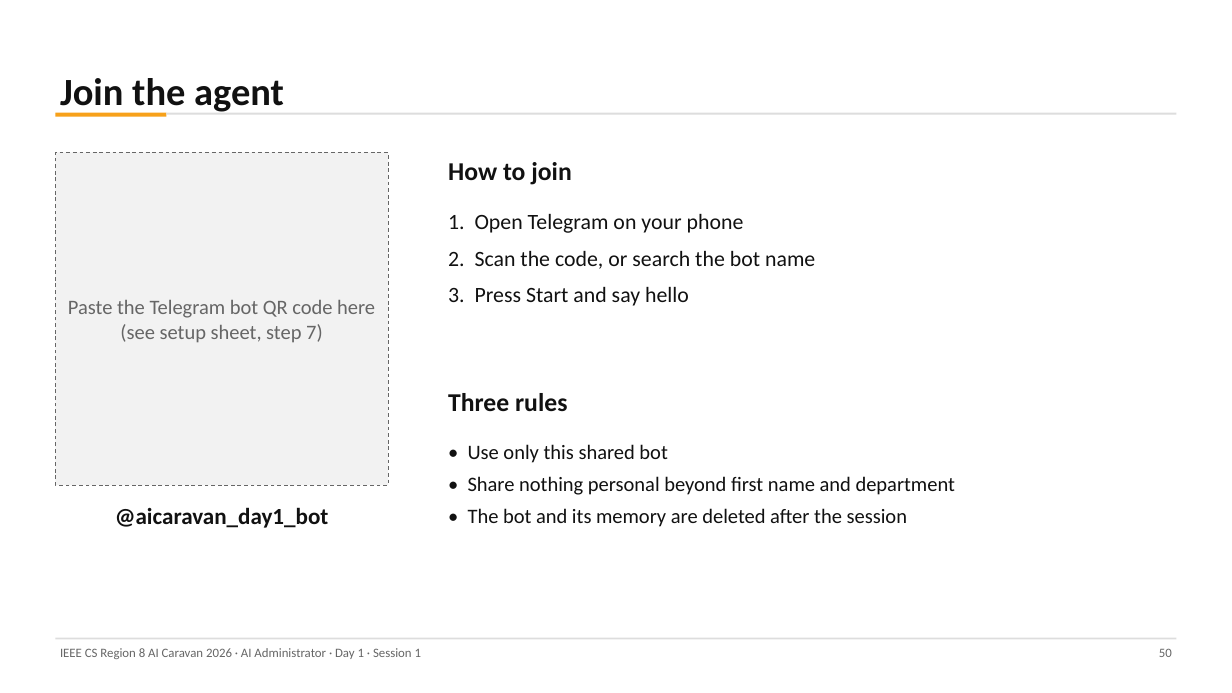
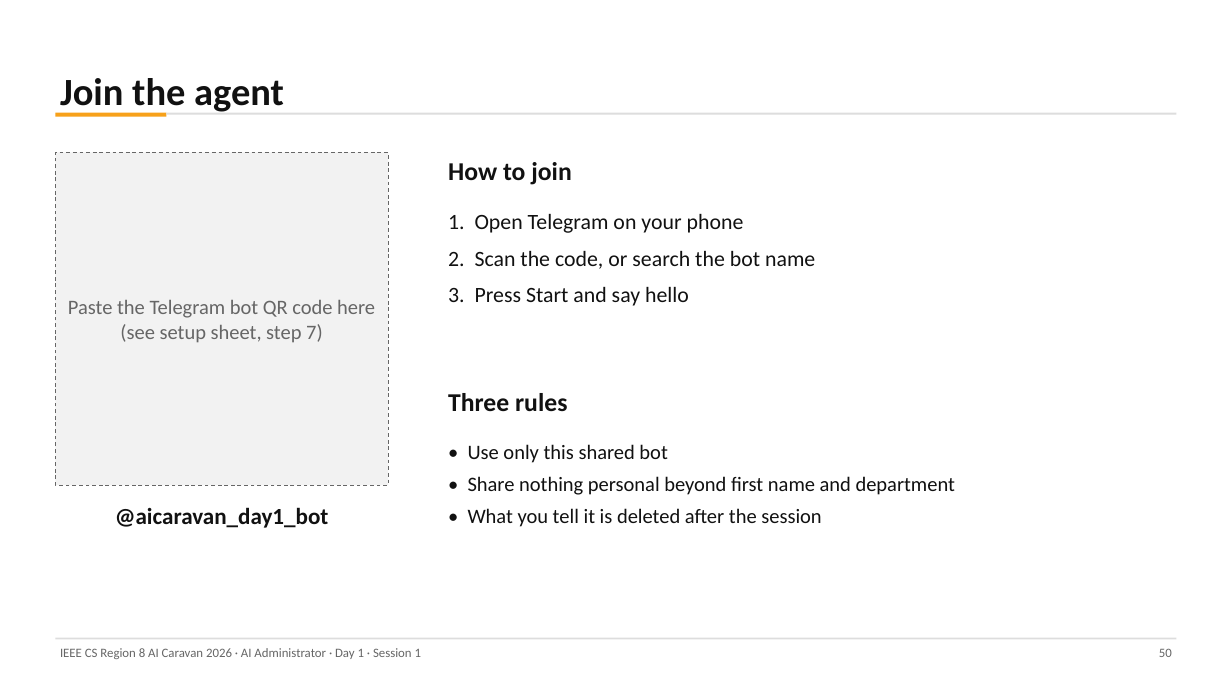
Before and after one commit to abedbanna/snippet-vault, a slide deck: slide 50 of instructor/ai-administrator/out/day1/Day1_S1_Foundations.pptx. Drawn at 1232x693 pixels with LibreOffice and Linux fonts; fonts in the diff are those of the drawing. Boxes give left, top, right and bottom in pixels: in the first picture for what was removed or moved away, otherwise in the second. Text is boxed around its words. In the diff, an @@ line names an element or a change of style, - is before the commit and + after.

Commit message:
Add Session 1 Kahoot (30 balanced questions) and course-long server wording

```diff
--- a/instructor/ai-administrator/out/day1/Day1_S1_Foundations.pptx
+++ b/instructor/ai-administrator/out/day1/Day1_S1_Foundations.pptx
@@ text at [468, 508, 821, 527]: text changed @@
-• The bot and its memory are deleted after the session
+• What you tell it is deleted after the session
```
Also in this commit, not shown: 2 other slides changed, 11 other files.
